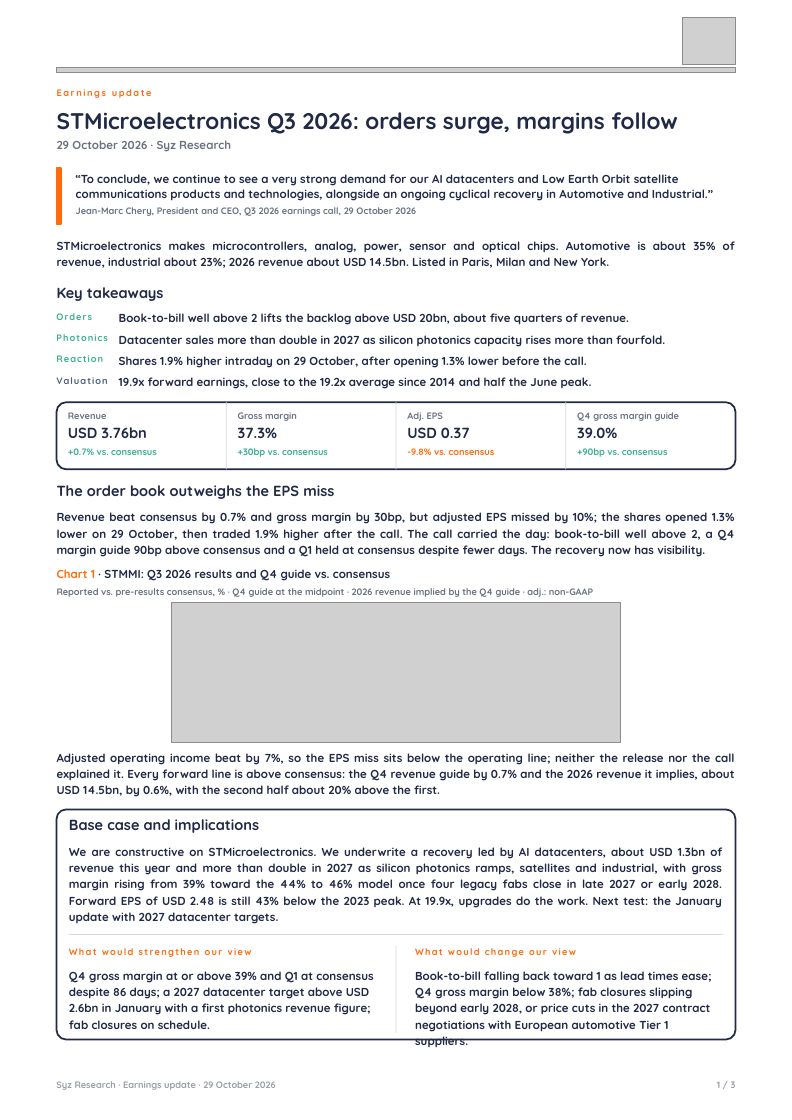
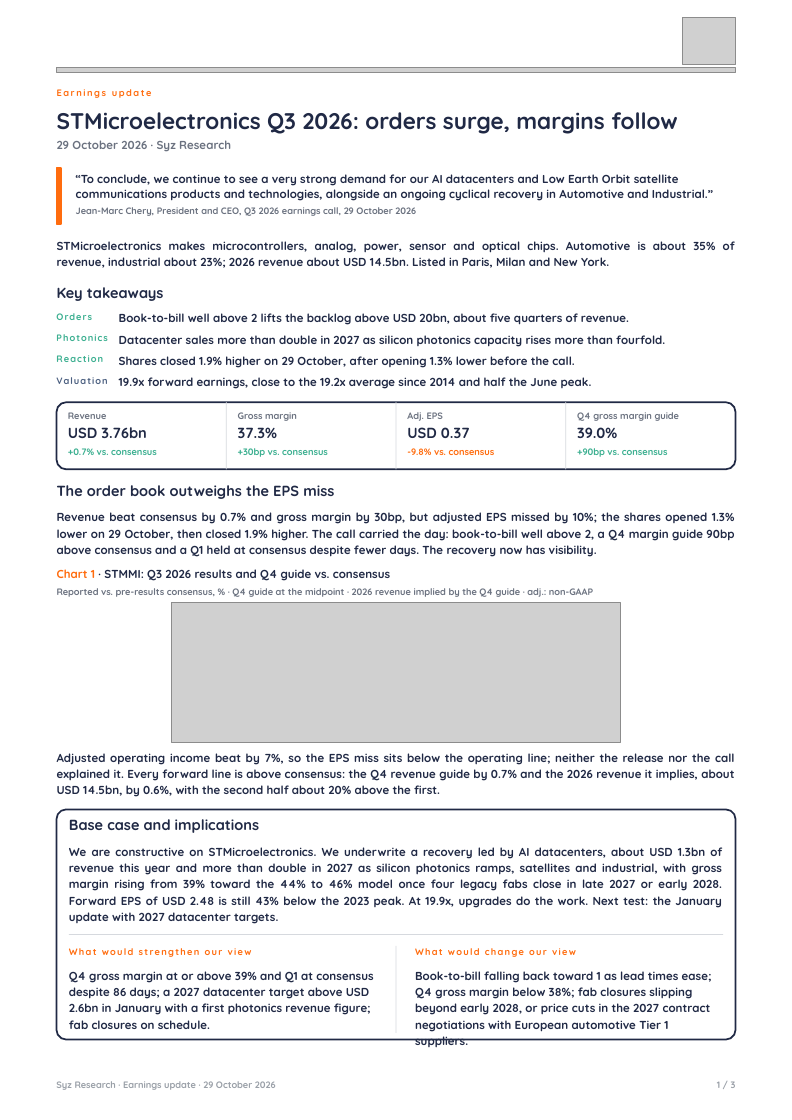
Before and after one commit to jb-db05/syz-earnings, a slide deck: slide 1 of output/STMMI_Q32026/Earnings_Update_STMMI_Q32026.pptx. Drawn at 792x1120 pixels with LibreOffice and Linux fonts; fonts in the diff are those of the drawing; grey boxes stand for pictures. Boxes give left, top, right and bottom in pixels: in the first picture for what was removed or moved away, otherwise in the second. Text is boxed around its words. In the diff, an @@ line names an element or a change of style, - is before the commit and + after.

```diff
--- a/output/STMMI_Q32026/Earnings_Update_STMMI_Q32026.pptx
+++ b/output/STMMI_Q32026/Earnings_Update_STMMI_Q32026.pptx
@@ text at box(119, 356, 574, 368): text changed @@
-Shares 1.9% higher intraday on 29 October, after opening 1.3% lower before the call.
+Shares closed 1.9% higher on 29 October, after opening 1.3% lower before the call.
@@ text at box(57, 512, 735, 557): text changed @@
-Revenue beat consensus by 0.7% and gross margin by 30bp, but adjusted EPS missed by 10%; the shares opened 1.3% lower on 29 October, then traded 1.9% higher after the call. The call carried the day: book-to-bill well above 2, a Q4 margin guide 90bp above consensus and a Q1 held at consensus despite fewer days. The recovery now has visibility.
+Revenue beat consensus by 0.7% and gross margin by 30bp, but adjusted EPS missed by 10%; the shares opened 1.3% lower on 29 October, then closed 1.9% higher. The call carried the day: book-to-bill well above 2, a Q4 margin guide 90bp above consensus and a Q1 held at consensus despite fewer days. The recovery now has visibility.
```
Also in this commit, not shown: 1 other slide changed, 5 other files.
